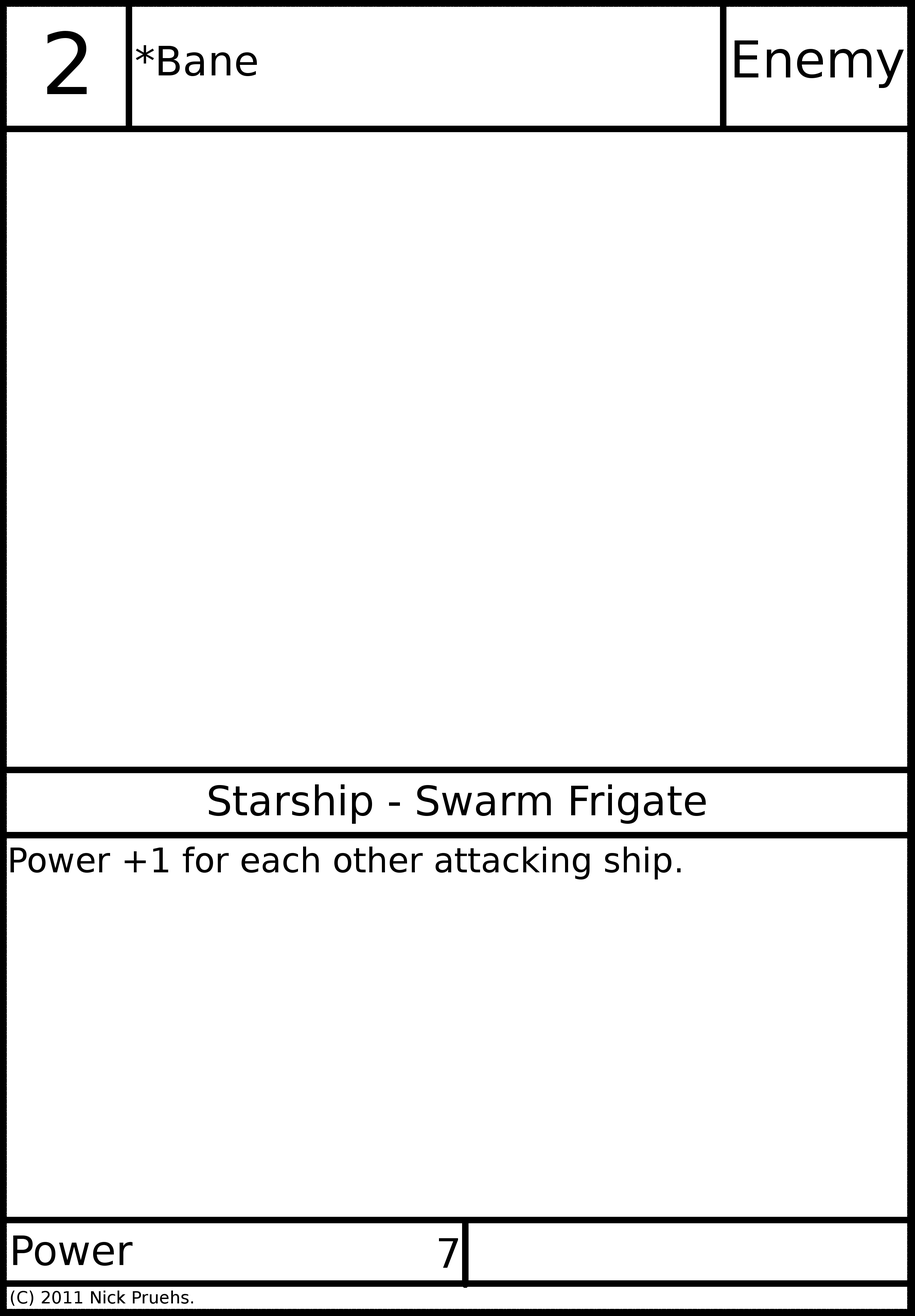
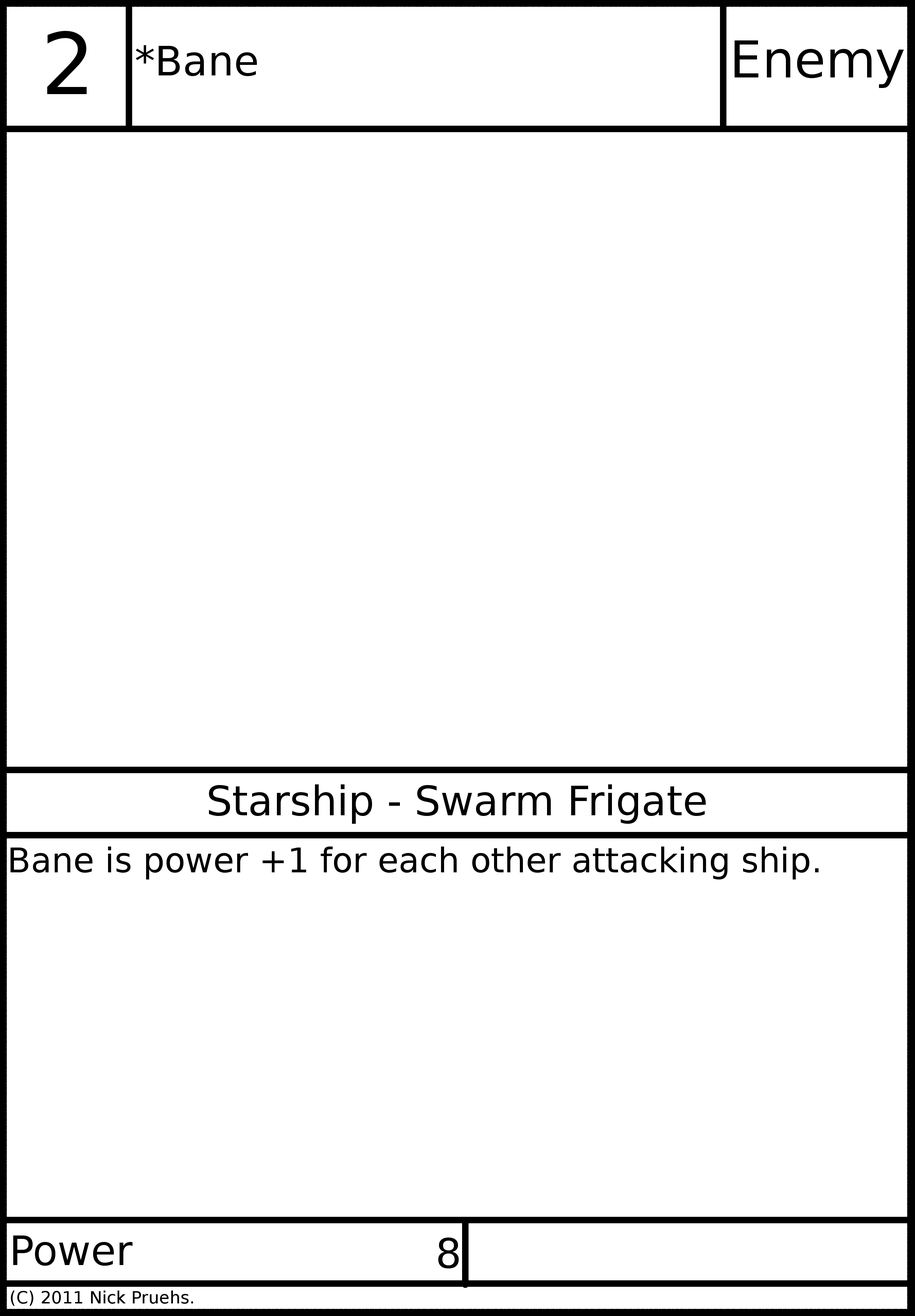
Before/after of a 915 × 1316 layered artwork. What changed in the layer stack:
painted on "Card Text" over [13, 846, 819, 880]
painted on "Power Value" over [438, 1237, 459, 1269]
